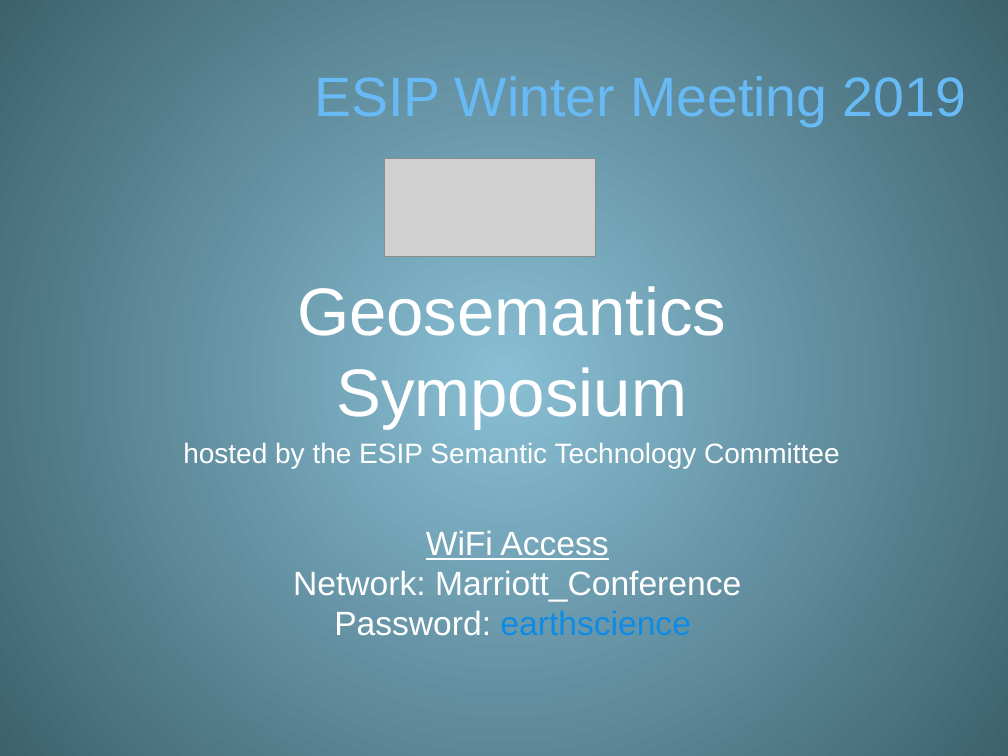
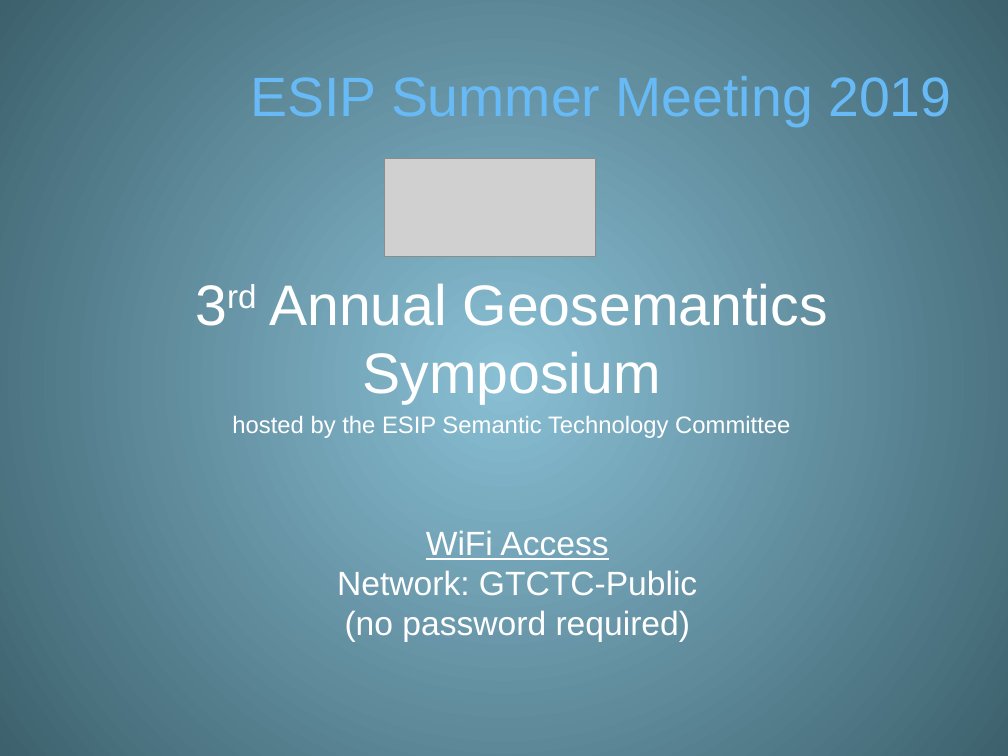
Before and after one commit to ESIPFed/stc, a slide deck: slide 1 of symposium/2019/talks/ppt/2019_geosemantics_symposium_intro.pptx. Drawn at 1008x756 pixels with LibreOffice and Linux fonts; fonts in the diff are those of the drawing; grey boxes stand for pictures. Boxes give left, top, right and bottom in pixels: in the first picture for what was removed or moved away, otherwise in the second. Text is boxed around its words. In the diff, an @@ line names an element or a change of style, - is before the commit and + after.

```diff
--- a/symposium/2019/talks/ppt/2019_geosemantics_symposium_intro.pptx
+++ b/symposium/2019/talks/ppt/2019_geosemantics_symposium_intro.pptx
@@ title at (251, 76, 951, 126): text changed @@
-ESIP Winter Meeting 2019
+ESIP Summer Meeting 2019
@@ subtitle at (269, 283, 828, 404): text changed; size 48 to 40.8 pt @@
-Geosemantics Symposium
+3rd Annual Geosemantics Symposium
@@ subtitle at (232, 416, 790, 438): size 20 to 17 pt in "hosted by the ESIP Semantic Technology Committee" @@
@@ text at (337, 570, 697, 642): text changed @@
-Network: Marriott_Conference
-Password: earthscience
+Network: GTCTC-Public
+(no password required)
```
Also in this commit, not shown: 3 other slides changed, 5 slides added, 4 slides removed, 4 other files.
